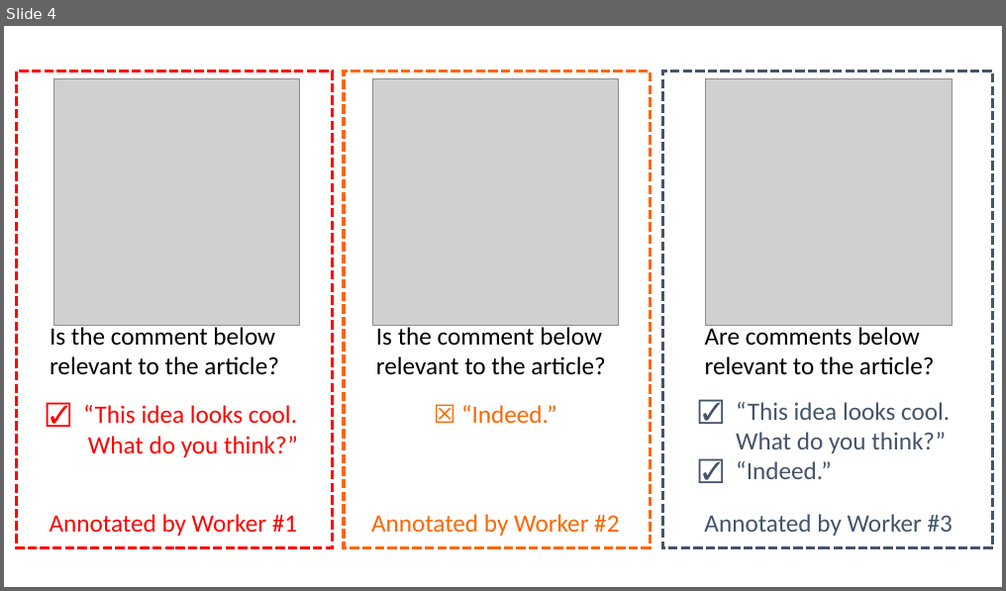
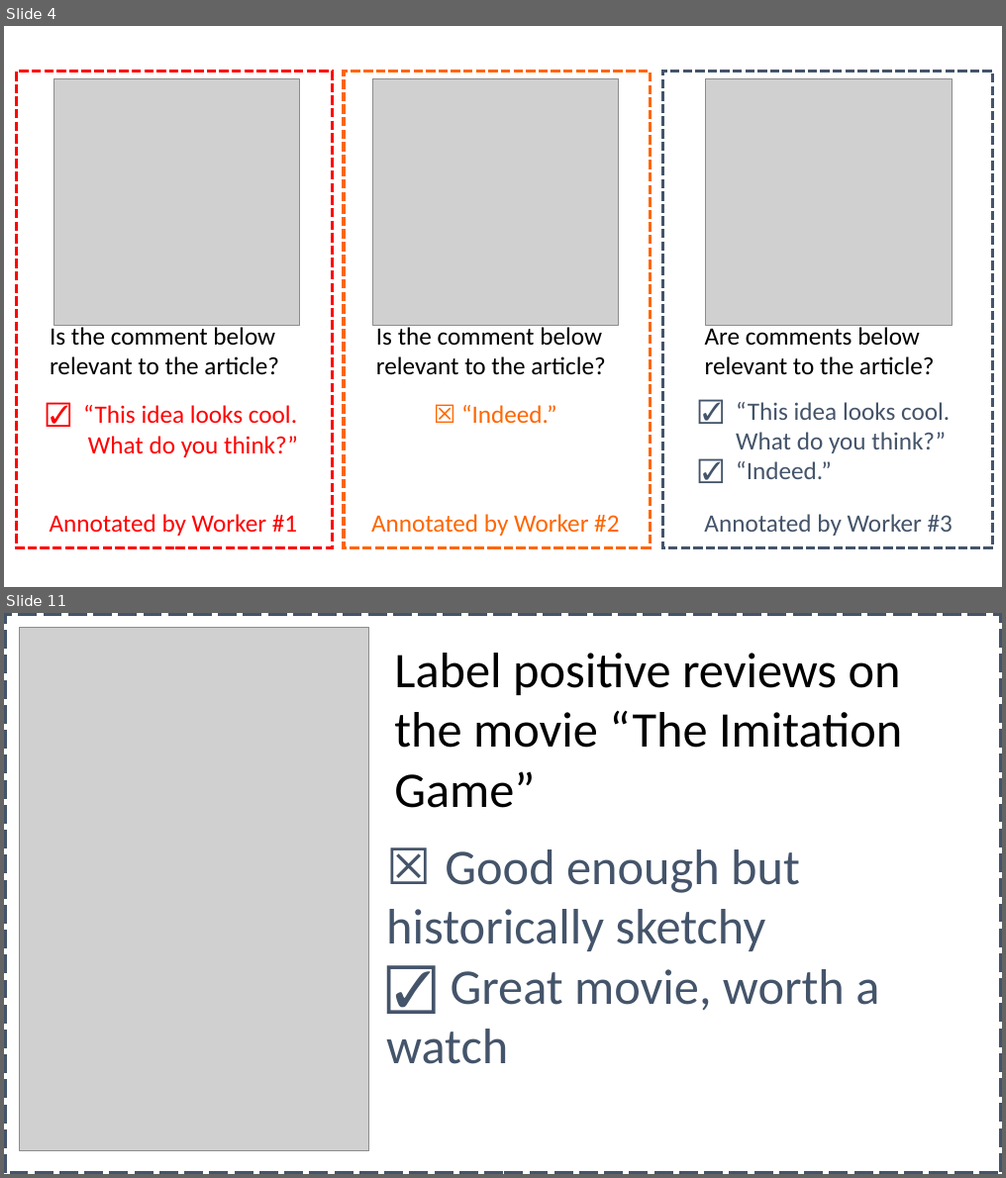
Before and after one commit to HongleiZhuang/BatchCrowds, a slide deck: ranking/doc/figures/model.pptx. Shown one above the other, each under a label of ours: slide 4 before the commit, slides 4 and 11 after it; the slides between them are not shown. The pictures are 1006x591 and 1006x1178 pixels, drawn with LibreOffice and Linux fonts; fonts in the diff are those of the drawing; grey boxes stand for pictures. Boxes give left, top, right and bottom in pixels: in the first picture for what was removed or moved away, otherwise in the second. Text is boxed around its words. In the diff, an @@ line names an element or a change of style, - is before the commit and + after.

```diff
--- a/ranking/doc/figures/model.pptx
+++ b/ranking/doc/figures/model.pptx
@@ slide 11 added at (4,613,1002,1174), background #FFFFFF @@
@@ rectangle added at (4,613,1002,1174), outline #44546A 6 pt dashed @@
@@ picture added at (20,627,369,1152) @@
@@ text added at (394,653,902,808), 48 pt, text #000000 @@
+Label positive reviews on the movie “The Imitation Game”
@@ text added at (386,850,879,1064), 48 pt, text #44546A @@
+☒ Good enough but historically sketchy
+☑ Great movie, worth a watch
```
Also in this commit, not shown: 1 slide changed, 5 other slides added, 7 other files.
